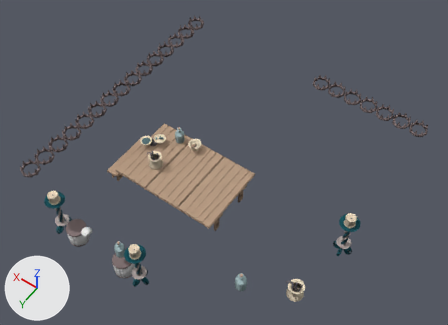
Renders of the glTF model www/models/iso_scenes/21.glb from each side of a commit.
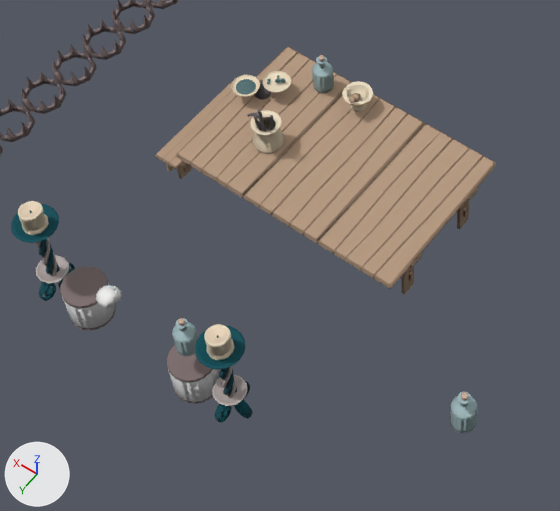
Each version is shown whole from a camera (50 mm lens) standing at (-1.8, 8.5, 28.8) and looking at (9.6, -7.4, 3.9), then close up on the part from 9% to 63% of the width and 32% to 100% of the height. Lighting does not change. The marker at lower left points along +X, +Y and +Z. Where no turn or scale is listed for an object, it has been applied to the vertices. Vertices at the same position are counted once.

The first close-up shows 'colored', 'textured_8a17cd22'.
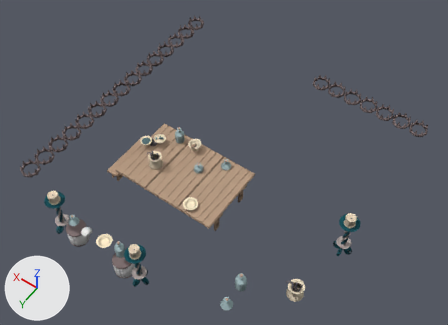
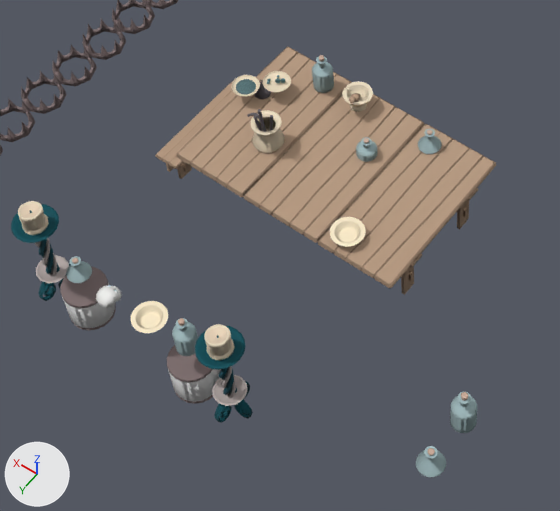
Boxes (x1, y1, x2, y2) around the edits, measured in the close-ups (560 x 511 px):
'colored', reshaped
    before: (0, 0, 496, 433)
    after: (0, 0, 496, 477)
part 1 of me_mesh_0, added (beige)
    after: (131, 301, 168, 333)
part 2 of me_mesh_0, added (beige)
    after: (330, 217, 366, 247)
part 3 of me_mesh_0, added
    after: (356, 137, 377, 162)
part 4 of me_mesh_0, added
    after: (416, 446, 446, 477)
part 5 of me_mesh_0, added
    after: (66, 256, 92, 283)
part 6 of me_mesh_0, added
    after: (418, 129, 442, 154)

The change in detail:
me_mesh_0 is used by ob_colored; location (0.0, 0.0, 0.0).
me_mesh_0 had 15550 vertices, 30334 faces and spanned x 2.0..18.0, y -16.0..0.0, z 2.0..6.9.
me_mesh_0 now has 17418 vertices, 34046 faces and spans x 2.0..18.0, y -16.0..0.0, z 2.0..6.9.
me_mesh_0 part 1: a new loose piece of 434 vertices spanning x 11.1..11.9, y -0.9..-0.1, z 3.5..3.7, in mat_material_0.
me_mesh_0 part 2: a new loose piece of 434 vertices spanning x 9.1..9.9, y -4.9..-4.1, z 3.5..3.7, in mat_material_0.
me_mesh_0 part 3: a new loose piece of 274 vertices spanning x 10.3..10.7, y -6.7..-6.3, z 3.5..4.0, in mat_material_0.
me_mesh_0 part 4: a new loose piece of 242 vertices spanning x 4.2..4.8, y -0.8..-0.2, z 5.5..6.0, in mat_material_0.
me_mesh_0 part 5: a new loose piece of 242 vertices spanning x 13.2..13.8, y -0.8..-0.2, z 3.5..4.0, in mat_material_0.
me_mesh_0 part 6: a new loose piece of 242 vertices spanning x 9.2..9.8, y -7.8..-7.2, z 3.5..4.0, in mat_material_0.
